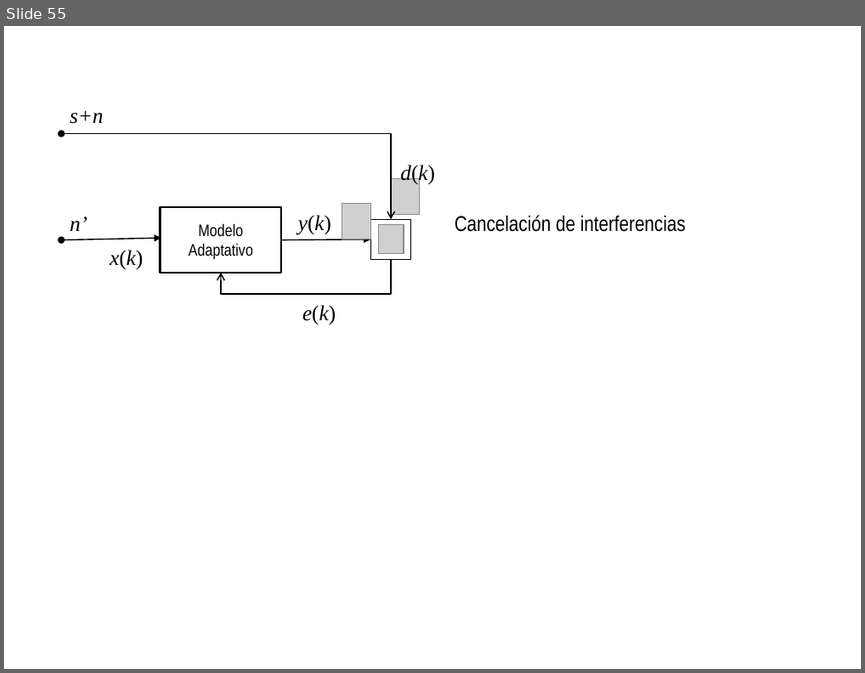
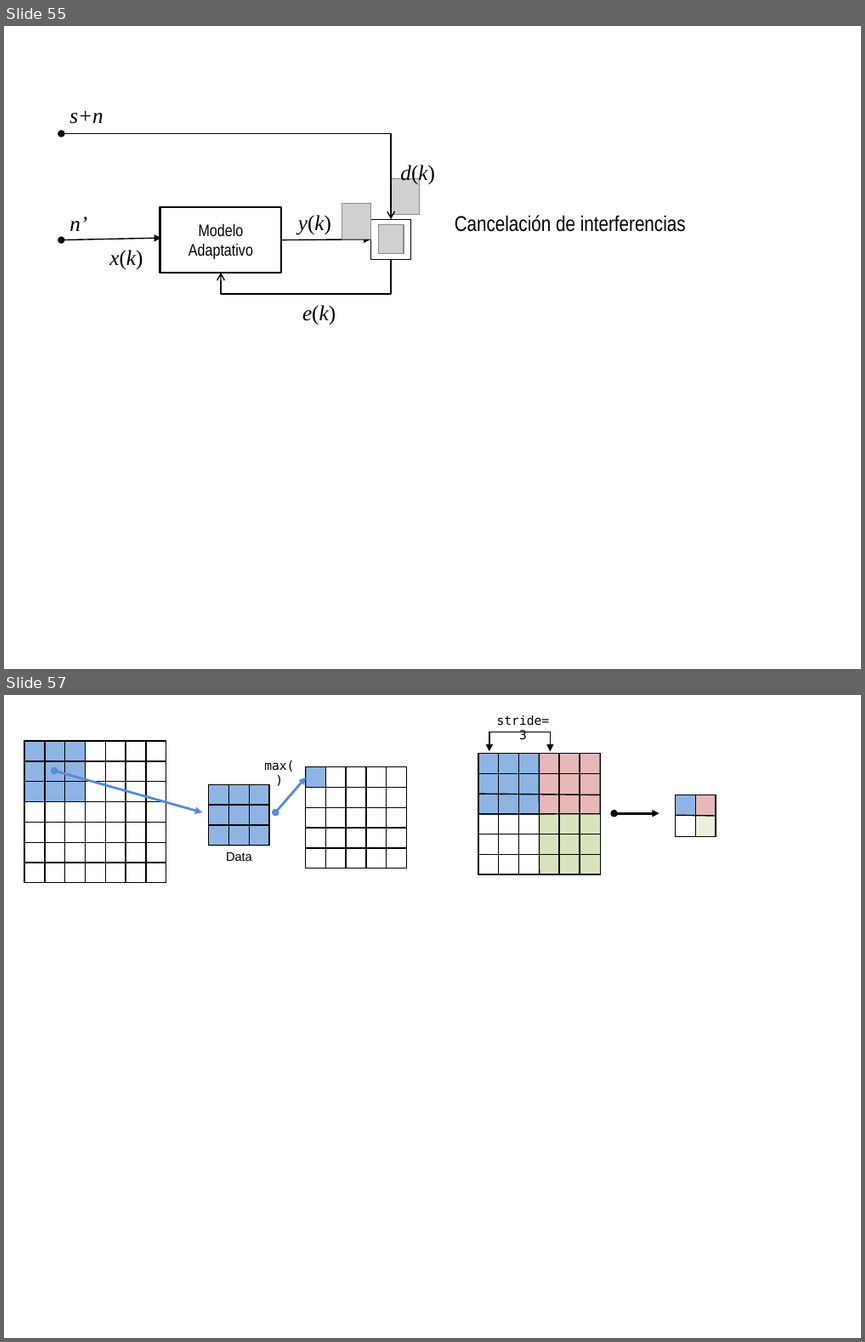
Before and after one commit to jdvelasq/courses-source, a slide deck: notebooks/plantilla figuras NN.pptx. Shown one above the other, each under a label of ours: slide 55 before the commit, slides 55 and 57 after it; the slides between them are not shown. The pictures are 865x673 and 865x1342 pixels, drawn with LibreOffice and Linux fonts; fonts in the diff are those of the drawing; grey boxes stand for pictures. Boxes give left, top, right and bottom in pixels: in the first picture for what was removed or moved away, otherwise in the second. Text is boxed around its words. In the diff, an @@ line names an element or a change of style, - is before the commit and + after.

```diff
--- a/notebooks/plantilla figuras NN.pptx
+++ b/notebooks/plantilla figuras NN.pptx
@@ slide 57 added at box(4, 695, 861, 1338), background #FFFFFF @@
@@ text added at box(497, 715, 550, 740), 10.5 pt, text #000000 @@
+stride=3
@@ arrow added from (489, 732) to (489, 752), #000000 1 pt @@
@@ line added from (489, 732) to (550, 732), #000000 1 pt @@
@@ arrow added from (550, 732) to (550, 752), #000000 1 pt @@
@@ double arrow added from (54, 771) to (202, 812), #558ED5 2 pt @@
@@ text added at box(264, 760, 294, 771), 10.5 pt, text #000000 @@
+max()
@@ rectangle added at box(478, 754, 540, 814), fill #8EB4E3, outline #4B7EBC 1 pt @@
@@ rectangle added at box(478, 754, 601, 874), outline #000000 1 pt @@
@@ line added from (499, 754) to (499, 874), #000000 1 pt @@
@@ line added from (519, 754) to (519, 874), #000000 1 pt @@
@@ line added from (539, 754) to (540, 874), #000000 1 pt @@
@@ rectangle added at box(540, 754, 601, 814), fill #E6B9B8, outline #4B7EBC 1 pt @@
@@ line added from (559, 754) to (559, 874), #000000 1 pt @@
@@ line added from (579, 754) to (579, 874), #000000 1 pt @@
@@ rectangle added at box(209, 785, 269, 845), fill #8EB4E3 @@
@@ double arrow added from (276, 812) to (306, 777), #558ED5 2 pt @@
@@ line added from (478, 774) to (601, 774), #000000 1 pt @@
@@ line added from (478, 794) to (601, 795), #000000 1 pt @@
@@ rectangle added at box(675, 795, 715, 837), outline #000000 1 pt @@
@@ rectangle added at box(676, 795, 695, 816), fill #8EB4E3 @@
@@ rectangle added at box(695, 795, 715, 816), fill #E6B9B8 @@
@@ line added from (695, 795) to (695, 836), #000000 1 pt @@
@@ line added from (478, 814) to (600, 814), #000000 1 pt @@
@@ rectangle added at box(540, 814, 601, 875), fill #D7E4BD @@
@@ double arrow added from (614, 813) to (659, 813), #000000 2 pt @@
@@ line added from (675, 815) to (715, 816), #000000 1 pt @@
@@ rectangle added at box(696, 816, 716, 836), fill #EBF1DE @@
@@ line added from (478, 834) to (600, 834), #000000 1 pt @@
@@ group added at box(24, 741, 166, 883): 12 lines, 2 rectangles @@
@@ group added at box(209, 784, 269, 861): 4 lines, 1 rectangle, 1 text @@
+Data
@@ group added at box(306, 767, 407, 868): 8 lines, 2 rectangles @@
@@ line added from (478, 854) to (600, 854), #000000 1 pt @@
```
Also in this commit, not shown: 1 other slide added.
